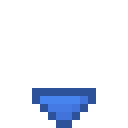
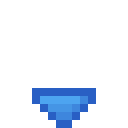
Two versions of the same layered image (128×128). Layer-by-layer changes:
renamed "Background" to "Arrow.psd", painted on it over (32, 88, 96, 128)
